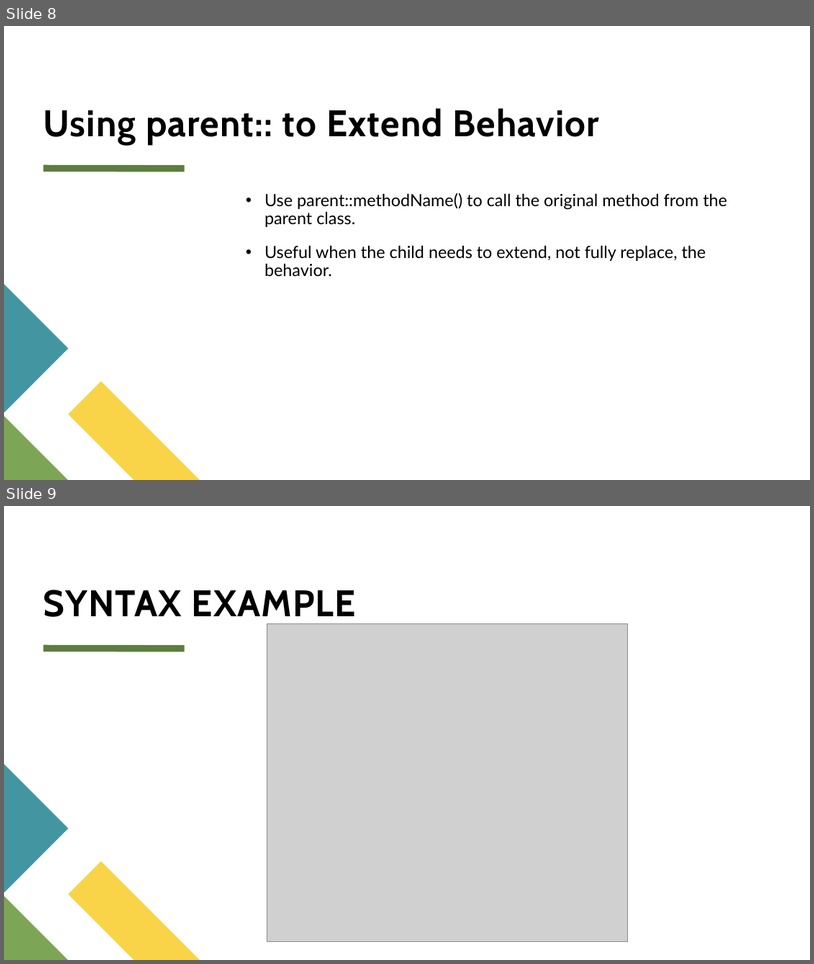
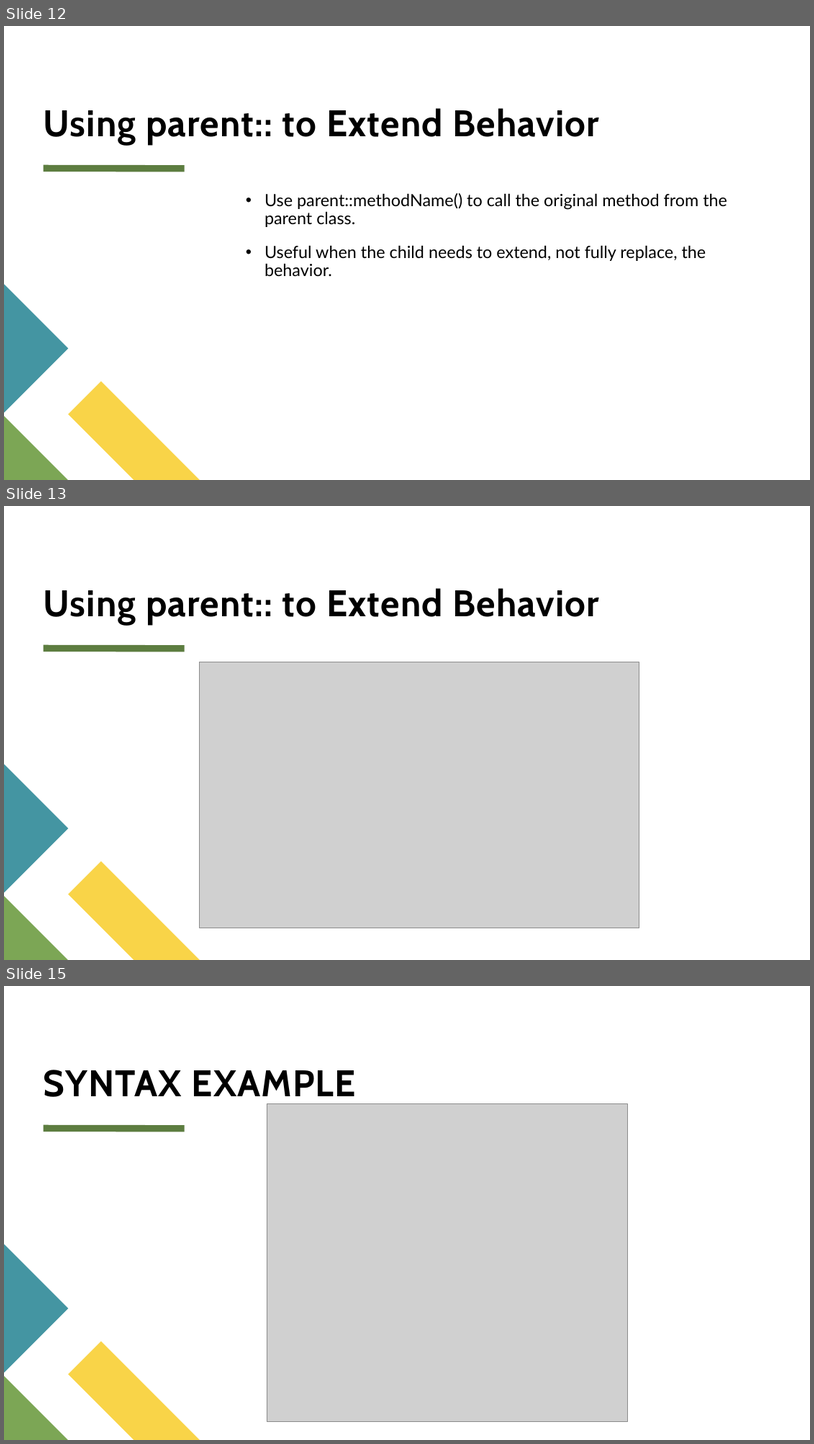
Before and after one commit to psuuc-jbgarcia/Object-Oriented-Programming-Lesson, a slide deck: OOP/Midterm/Week 4/Lecture/Inheritance and Polymorphism in PHP (OOP).pptx. Shown one above the other, each under a label of ours: slides 8 and 9 before the commit, slides 12, 13 and 15 after it; the slides between them are not shown. The pictures are 814x964 and 814x1444 pixels, drawn with LibreOffice and Linux fonts; fonts in the diff are those of the drawing; grey boxes stand for pictures. Boxes give left, top, right and bottom in pixels: in the first picture for what was removed or moved away, otherwise in the second. Text is boxed around its words. In the diff, an @@ line names an element or a change of style, - is before the commit and + after.

```diff
--- a/OOP/Midterm/Week 4/Lecture/Inheritance and Polymorphism in PHP (OOP).pptx
+++ b/OOP/Midterm/Week 4/Lecture/Inheritance and Polymorphism in PHP (OOP).pptx
@@ slide 13 added at box(4, 506, 810, 960), background #FFFFFF; not listed: 1 template element that a slide beside it also shows @@
@@ title added at box(44, 588, 600, 624), 44 pt, text #000000, bold @@
+Using parent:: to Extend Behavior
@@ picture added at box(200, 662, 640, 928) @@
@@ freeform shape added at box(4, 764, 68, 893), fill #4495A2 @@
@@ freeform shape added at box(68, 861, 199, 960), fill #F9D448 @@
@@ freeform shape added at box(4, 896, 68, 960), fill #7CA655 @@
@@ what was slide 8 is now slide 12 @@
@@ what was slide 9 is now slide 15 @@
```
Also in this commit, not shown: 2 slides changed, 5 other slides added, 8 other files.
